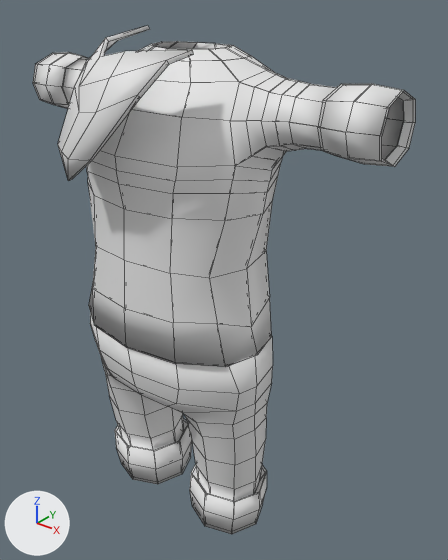
What one commit did to the FBX model Assets/3DModels/Character/character_body_2.fbx.
The view is the same before and after, from a camera (50 mm lens) standing at (2.43, -2.76, 3.97) and looking at (0.23, -0.01, 2.27). Arrows for +X, +Y and +Z are at lower left; the lights stay in place. Both versions are drawn at frame 141 of the action 'Scene'; the numbers are the values there. Mesh edges are drawn as thin lines.

The first picture shows 'Pants', 'Scarf', 'Shirt'.
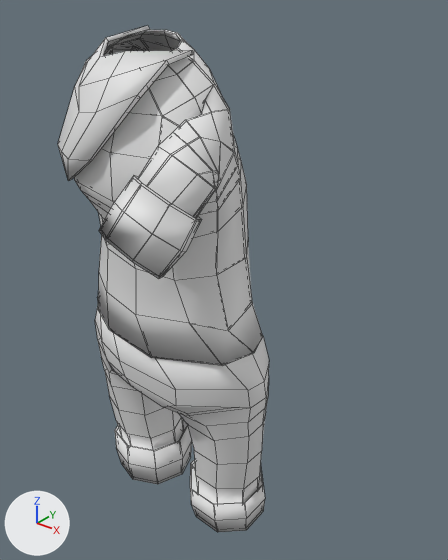
Location of each change, (x1, y1, x2, y2) in pixels of the pictures (448 x 560 px):
'Shirt', reshaped (51% narrower)
    before: (33, 41, 415, 367)
    after: (75, 30, 263, 366)
'Pants', reshaped
    before: (90, 312, 273, 534)
    after: (95, 307, 269, 532)

The edits, one by one:
me_cylinder_007 is used by ob_shirt; location (0.0, -0.051, 3.22); scale (0.691, 0.691, 0.296).
me_cylinder_007 had 548 vertices, 552 faces and spanned x -1.82..1.83, y -0.87..0.43, z -4.16..1.44.
me_cylinder_007 now has 548 vertices, 552 faces and spans x -1.54..1.01, y -1.46..0.82, z -4.13..1.73.
me_cylinder_007 part 2: 548 of 548 vertices moved; they spanned x -1.82..1.83, y -0.87..0.43, z -4.16..1.44 and now span x -1.54..1.01, y -1.46..0.82, z -4.13..1.73; mean shift (-0.09, -0.33, -0.19); largest move (1.82, 0.07, 1.02) -> (0.38, -1.09, -1.54).
me_cylinder_009 is used by ob_pants; location (0.0, 0.0, 0.0).
me_cylinder_009 had 386 vertices, 388 faces and spanned x -0.678..0.678, y -0.643..0.212, z 0.544..1.999.
me_cylinder_009 now has 386 vertices, 388 faces and spans x -0.676..0.685, y -0.655..0.224, z 0.509..2.026.
me_cylinder_009 part 1: 262 of 386 vertices moved; they spanned x -0.678..0.678, y -0.643..0.212, z 0.544..1.999 and now span x -0.676..0.685, y -0.655..0.224, z 0.509..2.026; mean shift (-0.004, -0.002, 0.007); largest move (0.0, -0.643, 1.997) -> (-0.163, -0.61, 2.024).
